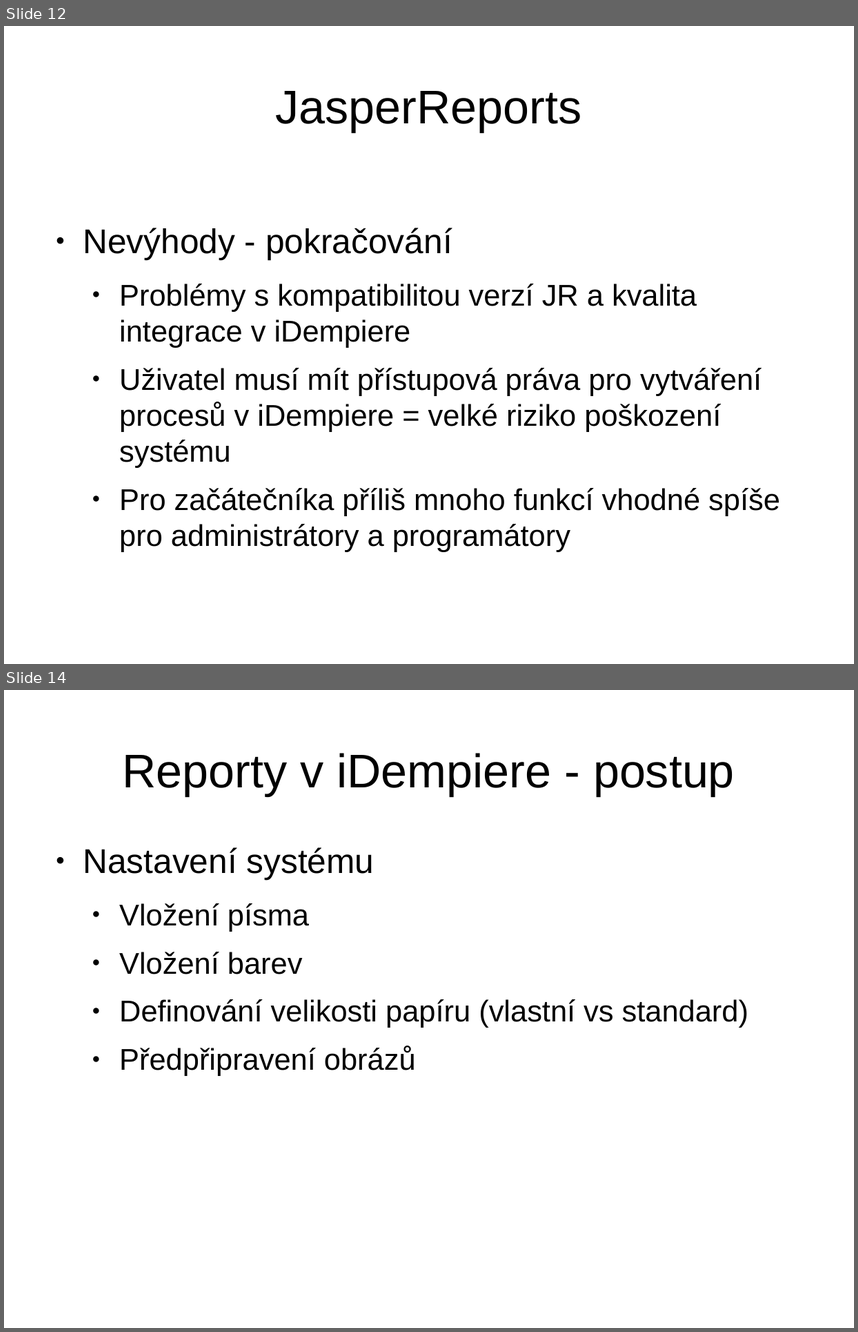
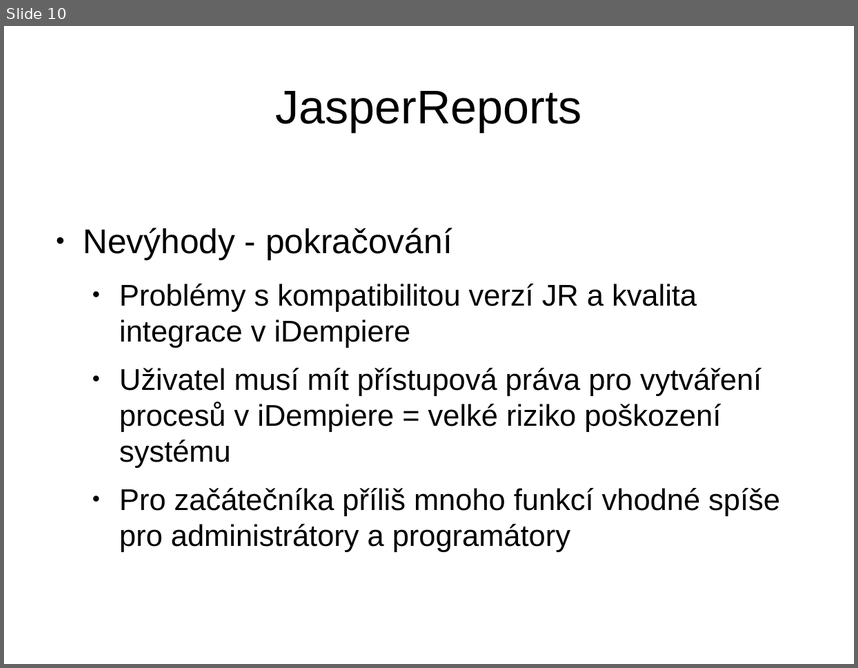
Before and after one commit to martin-vavrusak/mgr_statnice, a slide deck: !prezentace/vavrusak_WYSIVYG.odp. Shown one above the other, each under a label of ours: slides 12 and 14 before the commit, slide 10 after it; the slides between them are not shown. The pictures are 858x1332 and 858x668 pixels, drawn with LibreOffice and Linux fonts; fonts in the diff are those of the drawing. Boxes give left, top, right and bottom in pixels: in the first picture for what was removed or moved away, otherwise in the second. Text is boxed around its words. In the diff, an @@ line names an element or a change of style, - is before the commit and + after.

```diff
--- a/!prezentace/vavrusak_WYSIVYG.odp
+++ b/!prezentace/vavrusak_WYSIVYG.odp
@@ slide 14 removed at bbox=[4, 690, 854, 1328], background #FFFFFF @@
@@ title removed at bbox=[122, 753, 735, 796] @@
-Reporty v iDempiere - postup
@@ text removed at bbox=[83, 847, 749, 1076] @@
-● Nastavení systému
-  ● Vložení písma
-  ● Vložení barev
-  ● Definování velikosti papíru (vlastní vs standard)
-  ● Předpřipravení obrázů
@@ what was slide 12 is now slide 10 @@
```
Also in this commit, not shown: 8 slides changed, 6 slides added, 11 other slides removed.
